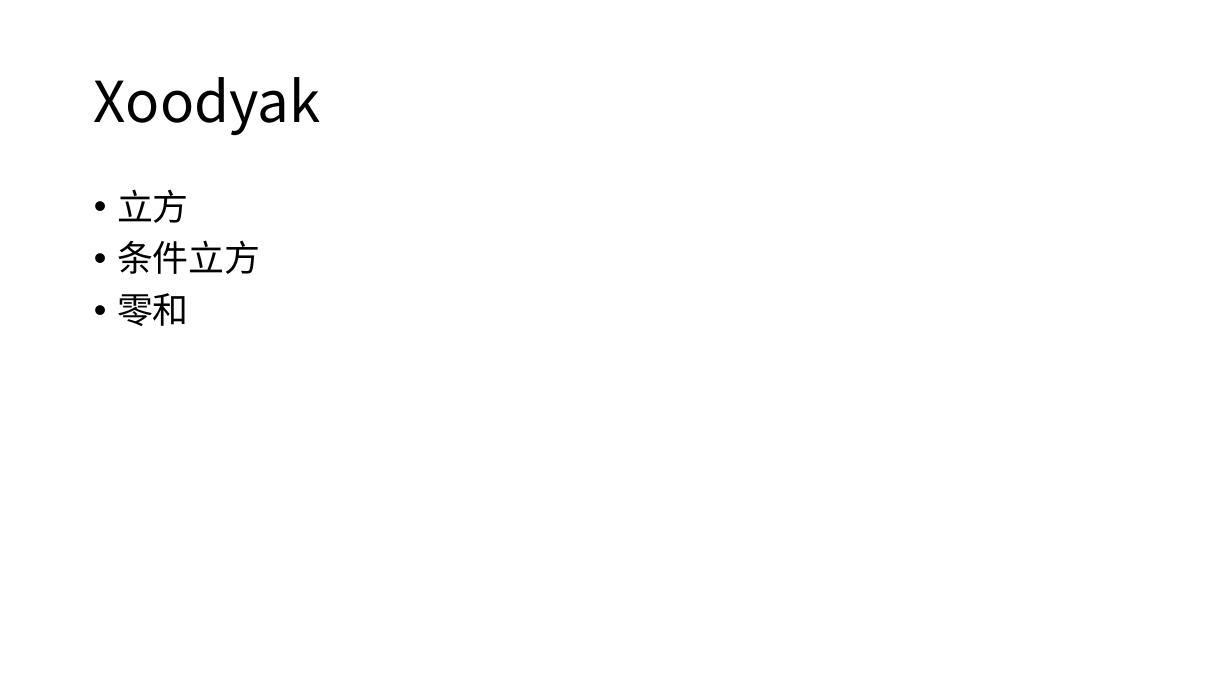
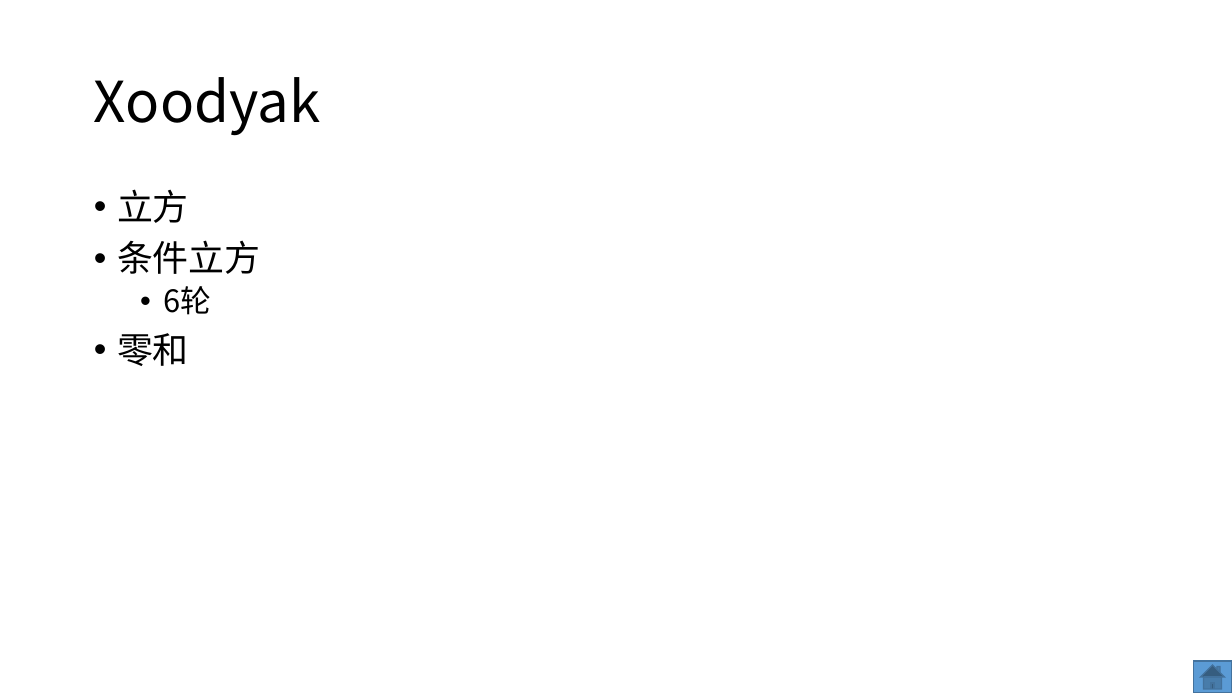
Before and after one commit to dtykira/LWC_finalists, a slide deck: slide 31 of round3.pptx (slide 10 before the commit). Drawn at 1232x693 pixels with LibreOffice and Linux fonts; fonts in the diff are those of the drawing. Boxes give left, top, right and bottom in pixels: in the first picture for what was removed or moved away, otherwise in the second. Text is boxed around its words. In the diff, an @@ line names an element or a change of style, - is before the commit and + after.

```diff
--- a/round3.pptx
+++ b/round3.pptx
@@ text at (163, 286, 211, 315): paragraph added @@
+  • 6轮
@@ action button home added at (1193, 661, 1232, 693), fill #5B9BD5, outline #43739E 1 pt @@
```
Also in this commit, not shown: 15 other slides changed, 3 slides added, 6 slides removed, 3 other files.
